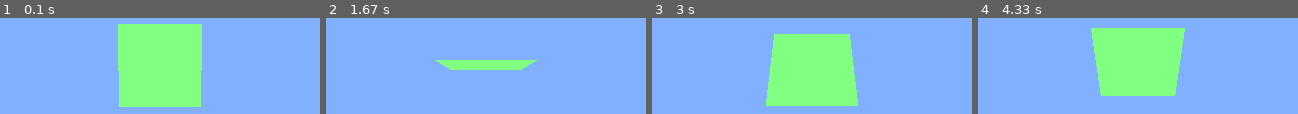
Above: before the commit, frames 1-4 (left to right).
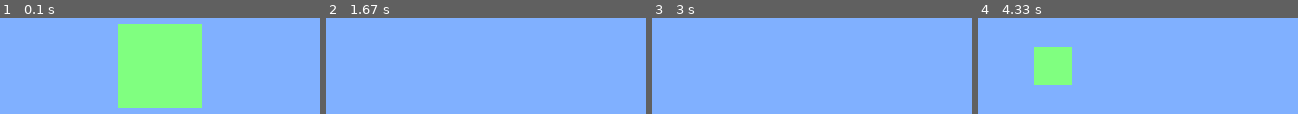
Above: after the commit, the same moments.

Repository: strollhy/pygame_opengl
Game: pygame game, started from world.py
Two runs of this game, one before a commit and one after it. Both use one fixed random seed, a clock stepped at 60 frames per second and the inputs below.
Inputs:
- Up to frame 1 (0.1 s): no input
- Up to frame 2 (1.67 s): hold D 0.33-0.8 s; hold W 0.83-1.13 s
- Up to frame 3 (3 s): hold A 1.67-2.2 s; hold S 2.23-2.53 s; hold A 2.57-2.97 s
- Up to frame 4 (4.33 s): hold D 3.4-4.03 s; hold S from 4.07 s (still down)

The runs differ from the first frame. In frame 1, 0.5% of the frame differs, in the area x 36-64%, y 55-94%; in frame 2, 2.8%; in frame 3, 20%; in frame 4, 23%, in the area x 17-65%, y 10-82%.

Commit message:
basic movement

Diff:
--- a/world.py
+++ b/world.py
@@ -7,6 +7,8 @@
 from OpenGL.GL import *
 from OpenGL.GLU import *
 
+# Movement speed
+SPEED = .5
 
 class myOpenGL:
 
@@ -22,6 +24,7 @@
 
         # Default parameters
         self.angle = 0
+        self.position = (0, 0, -5)
 
     def resize(self, width, height):
         glViewport(0, 0, width, height)
@@ -43,13 +46,14 @@
         glLoadIdentity()
 
         # Change Modelview into screen 5 units
-        glTranslatef(.0, .0, -5.0)
+        glTranslatef(*self.position)
 
+        '''
         # Rotate on x, y, z axis
         self.angle += 1
         self.angle %= 360
         glRotatef(self.angle, 1, 0, 0)
-
+        '''
 
         # Set "brush" color
         glColor3f(0.5, 1, 0.5)
@@ -61,8 +65,6 @@
         glVertex3f(1, -1, 0)
         glVertex3f(-1, -1, 0)
         glEnd()
-
-
 
 ###
 def main():
@@ -78,12 +80,45 @@
     # Initialize opengl
     opengl = myOpenGL()
 
+    dx = dy = dz = 0
     while True:
         for event in pygame.event.get():
             if event.type == QUIT:
                 return
             if event.type == KEYUP and event.key == K_ESCAPE:
                 return
+
+            ''' For movement '''
+            # move forward
+            if event.type == KEYDOWN and event.key == K_w:
+                dz = SPEED
+
+            if event.type == KEYUP and event.key == K_w:
+                dz = 0
+
+            # move backward
+            if event.type == KEYDOWN and event.key == K_s:
+                dz = -SPEED
+
+            if event.type == KEYUP and event.key == K_s:
+                dz = 0
+
+            # move left
+            if event.type == KEYDOWN and event.key == K_a:
+                dx = SPEED
+
+            if event.type == KEYUP and event.key == K_a:
+                dx = 0
+
+            # move right
+            if event.type == KEYDOWN and event.key == K_d:
+                dx = -SPEED
+
+            if event.type == KEYUP and event.key == K_d:
+                dx = 0
+
+        x, y, z = opengl.position
+        opengl.position = (x+dx, y+dy, z+dz)
 
         # Set frame rate
         clock.tick(50)
